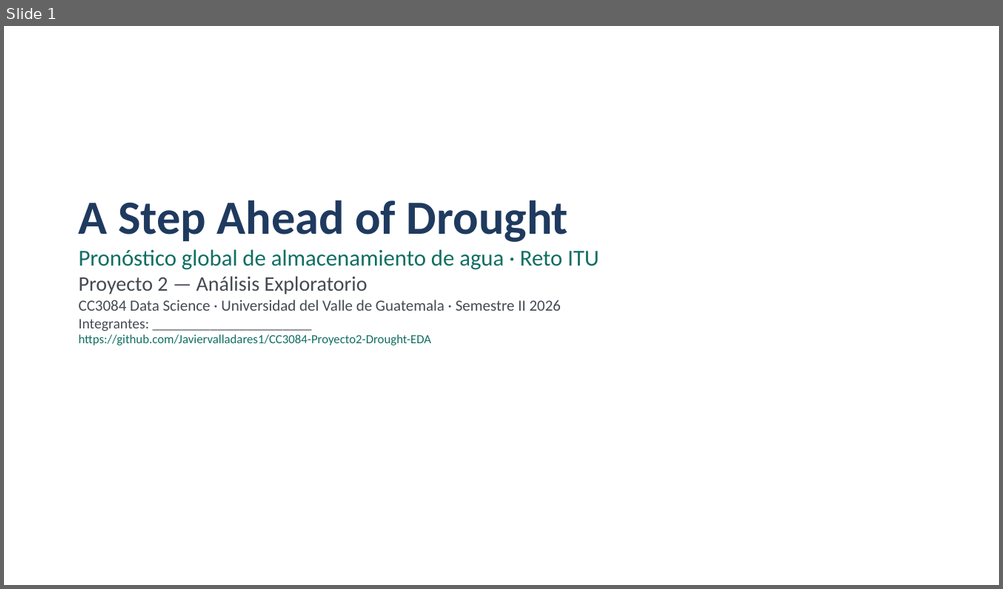
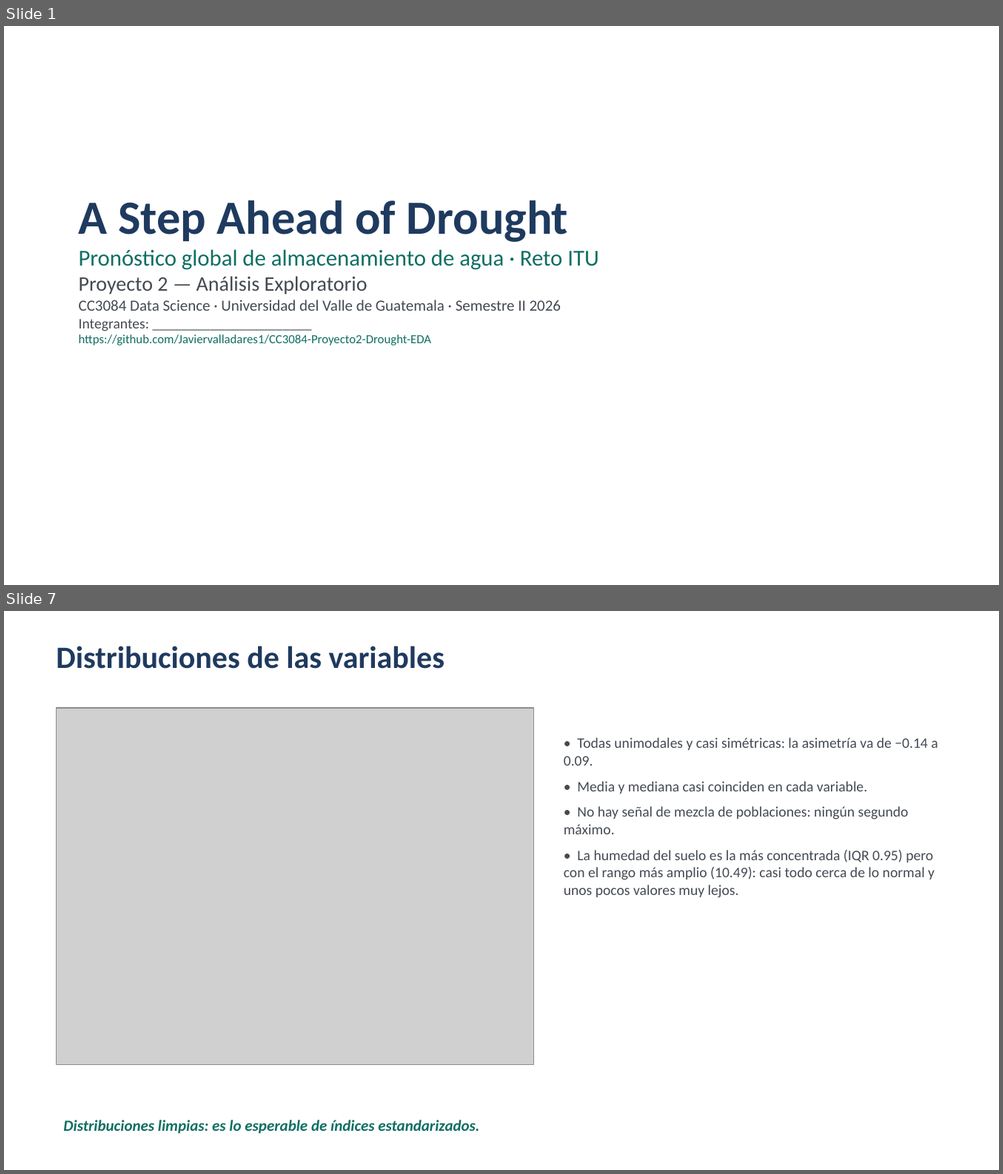
Before and after one commit to Javiervalladares1/Proyecto2Datos, a slide deck: docs/Proyecto2_Presentacion.pptx. Shown one above the other, each under a label of ours: slide 1 before the commit, slides 1 and 7 after it; the slides between them are not shown. The pictures are 1003x589 and 1003x1174 pixels, drawn with LibreOffice and Linux fonts; fonts in the diff are those of the drawing; grey boxes stand for pictures. Boxes give left, top, right and bottom in pixels: in the first picture for what was removed or moved away, otherwise in the second. Text is boxed around its words. In the diff, an @@ line names an element or a change of style, - is before the commit and + after.

```diff
--- a/docs/Proyecto2_Presentacion.pptx
+++ b/docs/Proyecto2_Presentacion.pptx
@@ slide 7 added at <box>4,611,999,1170</box>, background #FFFFFF @@
@@ text added at <box>56,646,444,669</box>, 30 pt, text #1F3A5F, bold @@
+Distribuciones de las variables
@@ picture added at <box>57,708,534,1065</box> @@
@@ text added at <box>563,738,937,898</box>, 14 pt, text #444A52 @@
+• Todas unimodales y casi simétricas: la asimetría va de −0.14 a 0.09.
+• Media y mediana casi coinciden en cada variable.
+• No hay señal de mezcla de poblaciones: ningún segundo máximo.
+• La humedad del suelo es la más concentrada (IQR 0.95) pero con el rango más amplio (10.49): casi todo cerca de lo normal y unos pocos valores muy lejos.
@@ text added at <box>63,1120,479,1134</box>, 15 pt, text #0F6E63, bold, italic @@
+Distribuciones limpias: es lo esperable de índices estandarizados.
```
Also in this commit, not shown: 9 slides changed, 5 other slides added.
